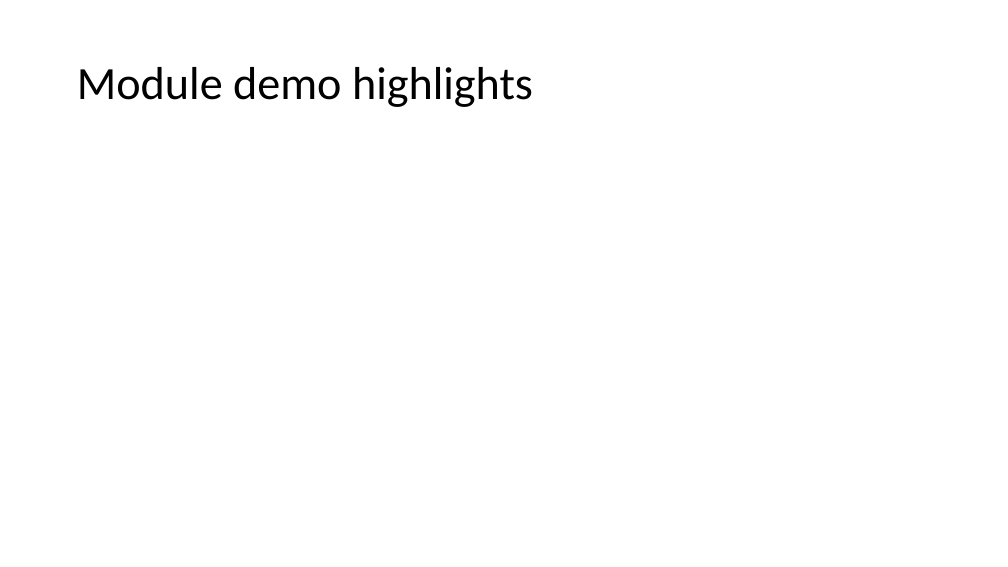
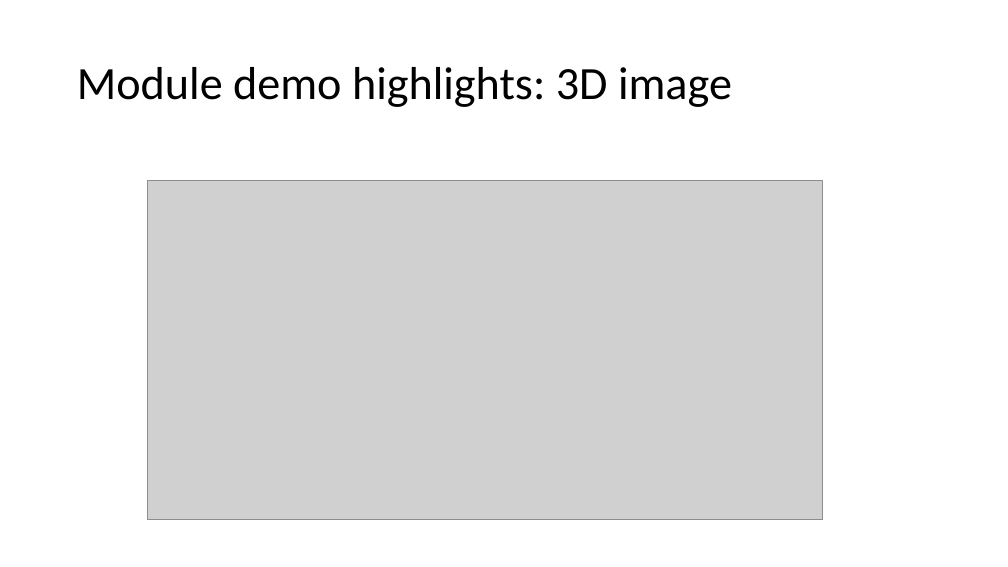
Before and after one commit to wonder-phil/AI-IoT-Workshop, a slide deck: slide 4 of p01/VR-A-Frame-introduction.pptx. Drawn at 1008x567 pixels with LibreOffice and Linux fonts; fonts in the diff are those of the drawing; grey boxes stand for pictures. Boxes give left, top, right and bottom in pixels: in the first picture for what was removed or moved away, otherwise in the second. Text is boxed around its words. In the diff, an @@ line names an element or a change of style, - is before the commit and + after.

```diff
--- a/p01/VR-A-Frame-introduction.pptx
+++ b/p01/VR-A-Frame-introduction.pptx
@@ title at box(77, 67, 732, 107): text changed @@
-Module demo highlights
+Module demo highlights: 3D image
@@ picture added at box(147, 181, 823, 520) @@
```
Also in this commit, not shown: 2 other slides changed.
